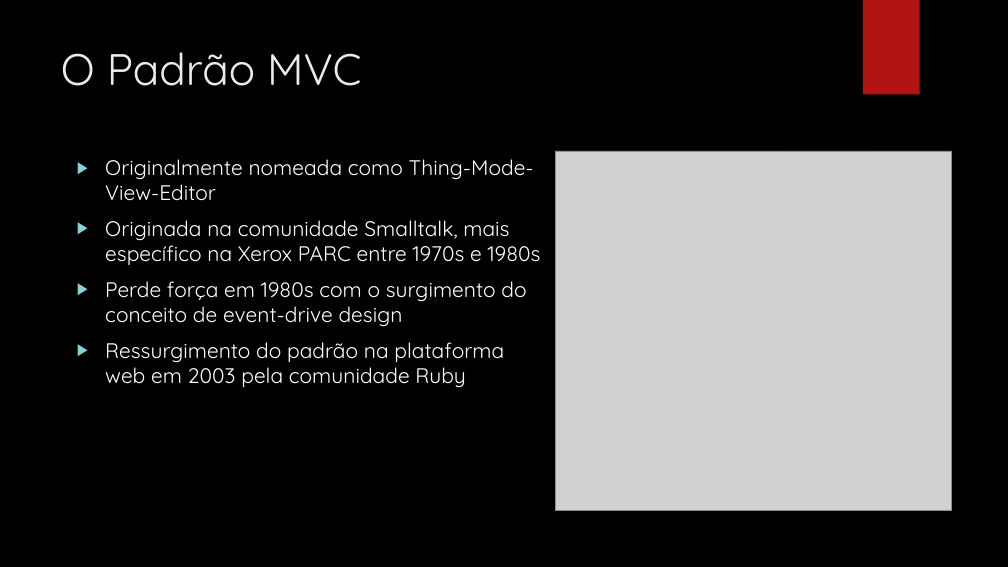
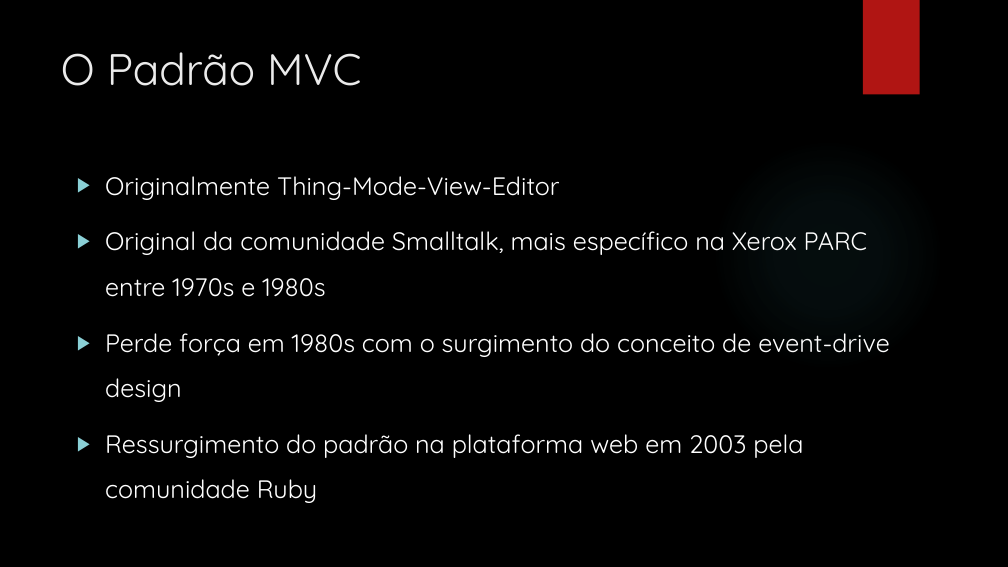
Before and after one commit to leolana/AspnetMvcLab, a slide deck: slide 3 of Presentation/AspNetMvc.pptx. Drawn at 1008x567 pixels with LibreOffice and Linux fonts; fonts in the diff are those of the drawing; grey boxes stand for pictures; background and template pictures are left out. Boxes give left, top, right and bottom in pixels: in the first picture for what was removed or moved away, otherwise in the second. Text is boxed around its words. In the diff, an @@ line names an element or a change of style, - is before the commit and + after.

```diff
--- a/Presentation/AspNetMvc.pptx
+++ b/Presentation/AspNetMvc.pptx
@@ text at <box>105,176,867,297</box>: text changed; size 20 to 24 pt @@
-▶ Originalmente nomeada como Thing-Mode-View-Editor
-▶ Originada na comunidade Smalltalk, mais específico na Xerox PARC entre 1970s e 1980s
+▶ Originalmente Thing-Mode-View-Editor
+▶ Original da comunidade Smalltalk, mais específico na Xerox PARC entre 1970s e 1980s
@@ picture removed at <box>555,151,951,511</box> @@
@@ text at <box>105,333,890,503</box>: size 20 to 24 pt in "Perde força em 1980s com o surgimento ...", "Ressurgimento do padrão na plataforma web em ..."; line spacing 1 to 1.5 @@
```
Also in this commit, not shown: 15 other slides changed, 1 slide added, 1 slide removed.
